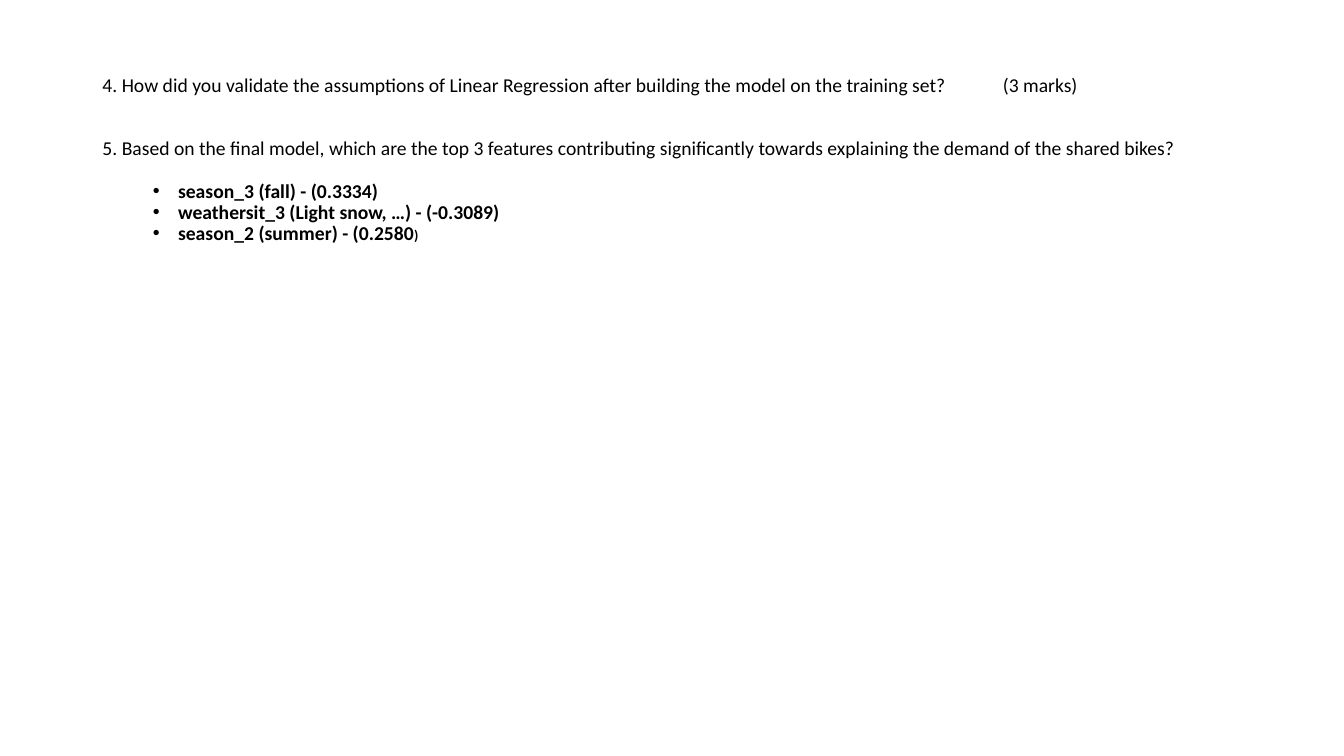
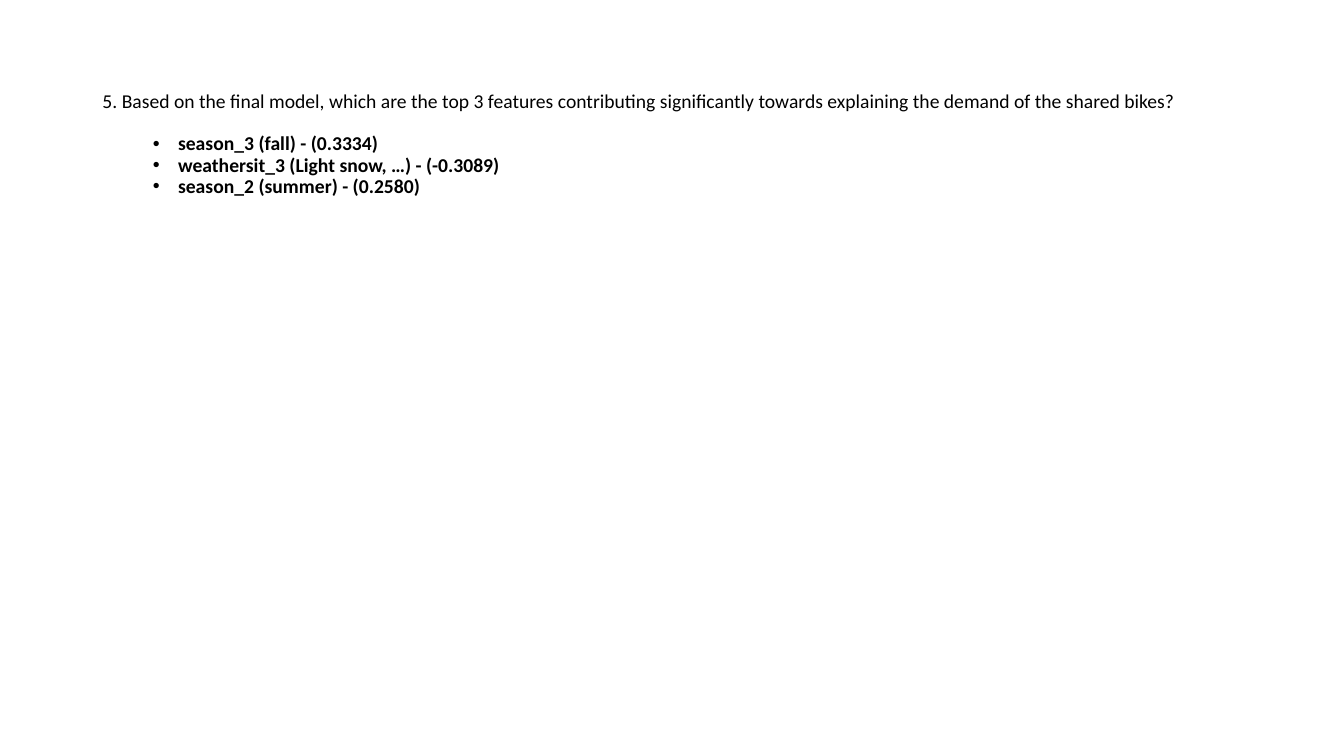
Before and after one commit to krishnajiraoh/upGrad_linear_regression_assignment, a slide deck: slide 5 of Subjective Questions.pptx (slide 4 before the commit). Drawn at 1344x756 pixels with LibreOffice and Linux fonts; fonts in the diff are those of the drawing. Boxes give left, top, right and bottom in pixels: in the first picture for what was removed or moved away, otherwise in the second. Text is boxed around its words. In the diff, an @@ line names an element or a change of style, - is before the commit and + after.

```diff
--- a/Subjective Questions.pptx
+++ b/Subjective Questions.pptx
@@ text at (102,78,1077,96): paragraph removed @@
-4. How did you validate the assumptions of Linear Regression after building the model on the training set? (3 marks)
@@ text at (178,178,420,196): size 10 to 14 pt in "(0.2580)" @@
```
Also in this commit, not shown: 1 other slide changed, 1 slide added.
